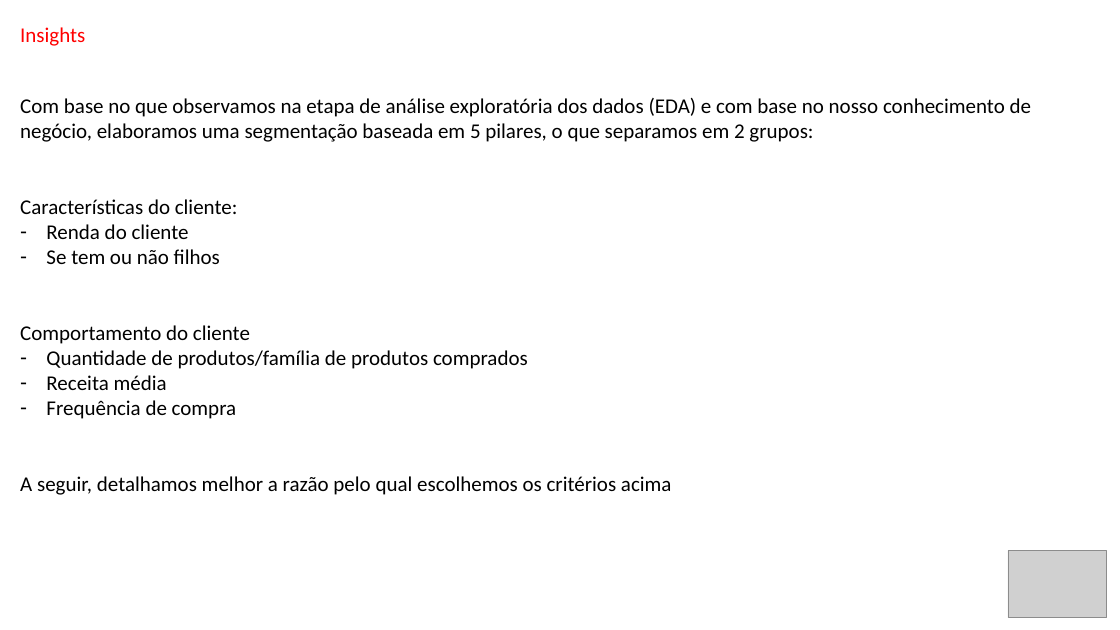
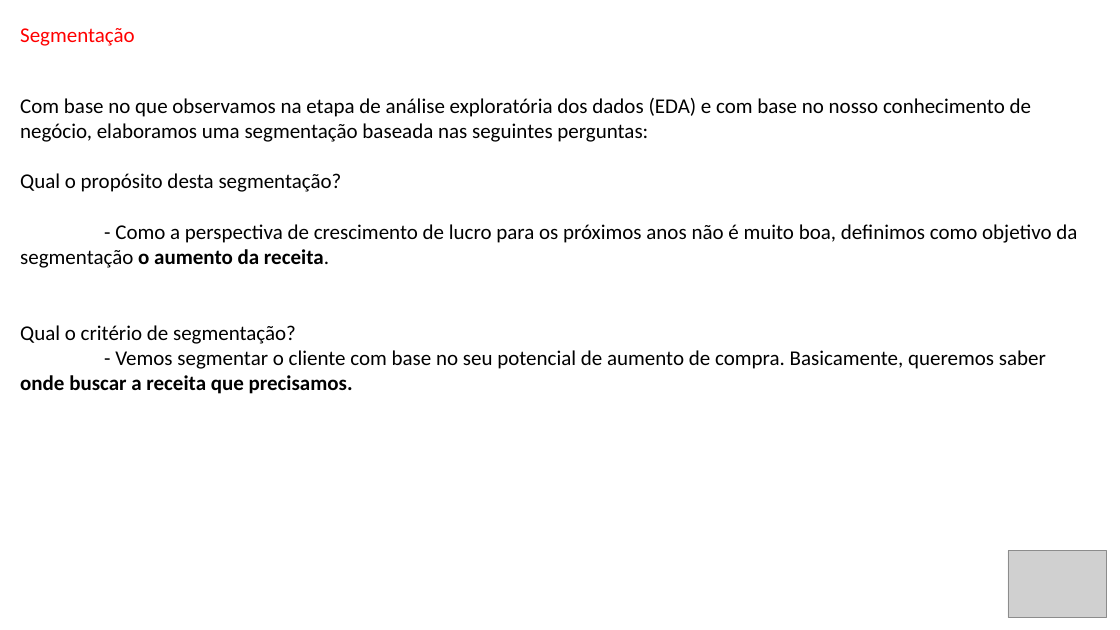
Before and after one commit to Danielgmelo/ifood, a slide deck: slide 19 of my_project/iFood CRM Data Analyst Case.pptx. Drawn at 1120x630 pixels with LibreOffice and Linux fonts; fonts in the diff are those of the drawing; grey boxes stand for pictures. Boxes give left, top, right and bottom in pixels: in the first picture for what was removed or moved away, otherwise in the second. Text is boxed around its words. In the diff, an @@ line names an element or a change of style, - is before the commit and + after.

```diff
--- a/my_project/iFood CRM Data Analyst Case.pptx
+++ b/my_project/iFood CRM Data Analyst Case.pptx
@@ text at (x1=20, y1=28, x2=135, y2=46): text changed @@
-Insights
+Segmentação
@@ text at (x1=20, y1=98, x2=1077, y2=394): text changed @@
-Com base no que observamos na etapa de análise exploratória dos dados (EDA) e com base no nosso conhecimento de negócio, elaboramos uma segmentação baseada em 5 pilares, o que separamos em 2 grupos:
-Características do cliente:
-– Renda do cliente
-– Se tem ou não filhos
-Comportamento do cliente
-– Quantidade de produtos/família de produtos comprados
-– Receita média
-– Frequência de compra
-A seguir, detalhamos melhor a razão pelo qual escolhemos os critérios acima
+Com base no que observamos na etapa de análise exploratória dos dados (EDA) e com base no nosso conhecimento de negócio, elaboramos uma segmentação baseada nas seguintes perguntas:
+Qual o propósito desta segmentação?
+- Como a perspectiva de crescimento de lucro para os próximos anos não é muito boa, definimos como objetivo da segmentação o aumento da receita.
+Qual o critério de segmentação?
+- Vemos segmentar o cliente com base no seu potencial de aumento de compra. Basicamente, queremos saber onde buscar a receita que precisamos.
```
Also in this commit, not shown: 2 other slides changed, 10 slides added, 1 slide removed, 8 other files.
